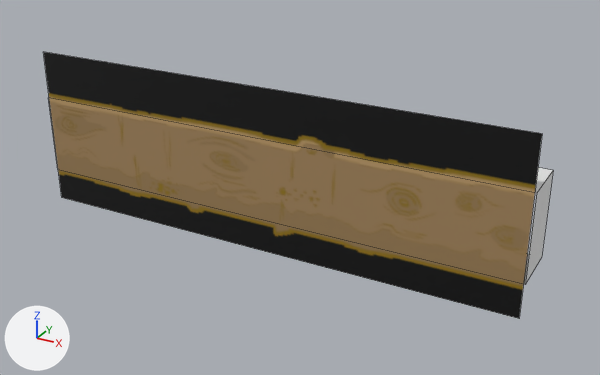
Renders of the Blender file Content/PuffBOMB/3D/Mountain/DarkLogH6.blend from each side of a commit.
Before and after are seen from a camera (50 mm lens) standing at (22.46, -22.58, 13.49) and looking at (9.97, 0.14, 2.13). Arrows for +X, +Y and +Z are at lower left; the lights stay in place. Mesh edges are drawn as thin lines.
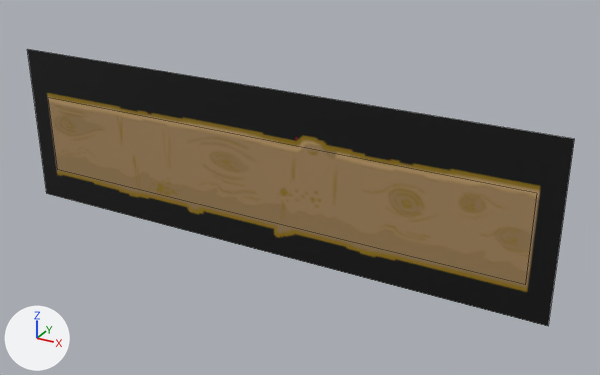
What the commit changed:
Picture 'DarkLog6.png.001' (img_darklog6_png_001) is new.
Material 'DarkLog6.png.001' (mat_darklog6_png_001) is new.
Its texture is img_darklog6_png_001.
me_plane has 4 vertices, 1 face and spans x 0.0..3.1, y 0.0..1.0, z 0.2.
me_plane is used by ob_plane; location (-0.1, 0.2, 0.0); rotation (1.571, 0.0, 0.0), in degrees (90, 0, 0); scale (5.83, 5.83, 5.83).
me_plane no longer uses material mat_darklog6_png (picture img_darklog6_png).
Part 1, on me_plane:
Vertex 0 of me_plane moves from (3.1, 1.0, 0.2) at pixel (542, 133) to (3.23, 1.0, 0.2) at pixel (574, 138).
Vertex 1 of me_plane moves from (3.1, 0.0, 0.2) at pixel (519, 318) to (3.23, 0.0, 0.2) at pixel (548, 326).
Vertex 2 of me_plane moves from (0.0, 0.0, 0.2) at pixel (61, 197) to (-0.15, 0.0, 0.2) at pixel (46, 193).
Vertex 3 of me_plane moves from (0.0, 1.0, 0.2) at pixel (43, 51) to (-0.15, 1.0, 0.2) at pixel (27, 49).
me_plane now uses material mat_darklog6_png_001 (picture img_darklog6_png_001).
Object 'Plane' (ob_plane) moves from (-0.1, 0.2, 0.0) to (0.0, 0.2, 0.0).

Where the change shows, as pixel boxes [x1, y1, x2, y2] in the pictures (600 x 375 px):
'Plane', recoloured, reshaped, moved (10% wider): before [43, 52, 542, 319]; after [27, 49, 574, 326]
'Cube', unchanged, covered by the edit: before [49, 101, 553, 285]
